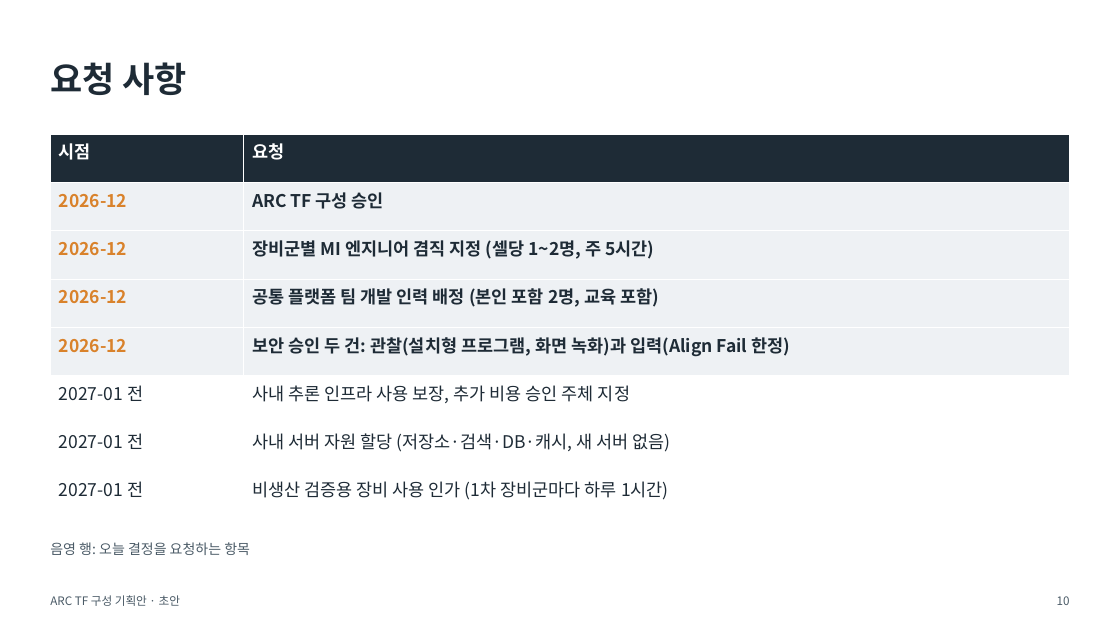
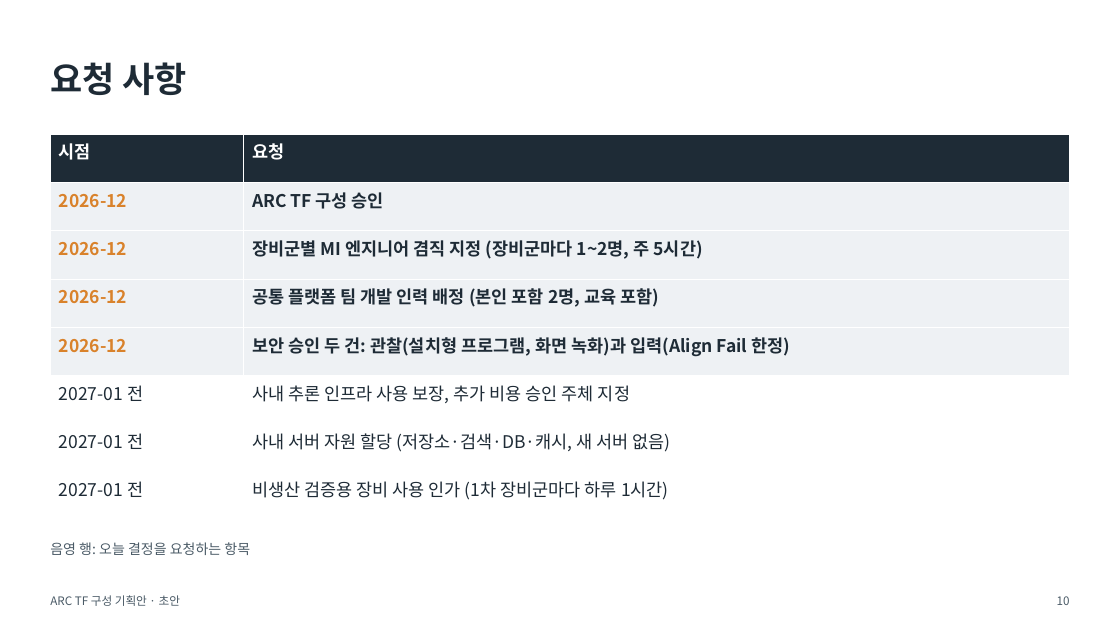
Before and after one commit to DarrenKoi/pm_notes, a slide deck: slide 10 of my-task/arc-tf/deliverables/arc-tf-proposal.pptx. Drawn at 1120x630 pixels with LibreOffice and Linux fonts; fonts in the diff are those of the drawing. Boxes give left, top, right and bottom in pixels: in the first picture for what was removed or moved away, otherwise in the second. Text is boxed around its words. In the diff, an @@ line names an element or a change of style, - is before the commit and + after.

```diff
--- a/my-task/arc-tf/deliverables/arc-tf-proposal.pptx
+++ b/my-task/arc-tf/deliverables/arc-tf-proposal.pptx
@@ table at [50, 134, 1070, 521] @@
-row 3, column 2: 장비군별 MI 엔지니어 겸직 지정 (셀당 1~2명, 주 5시간)
+row 3, column 2: 장비군별 MI 엔지니어 겸직 지정 (장비군마다 1~2명, 주 5시간)
```
Also in this commit, not shown: 6 other slides changed, 19 other files.
